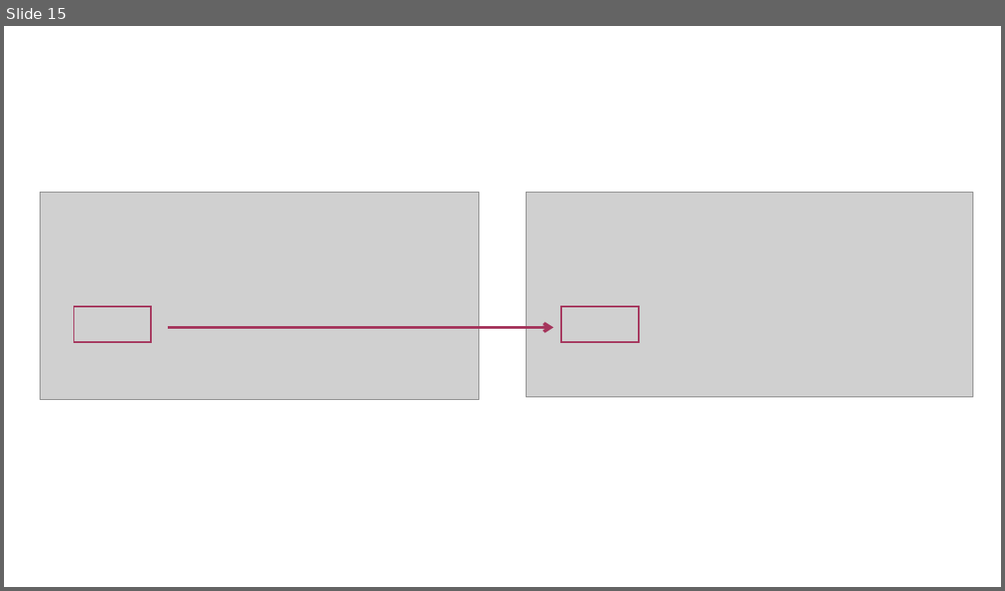
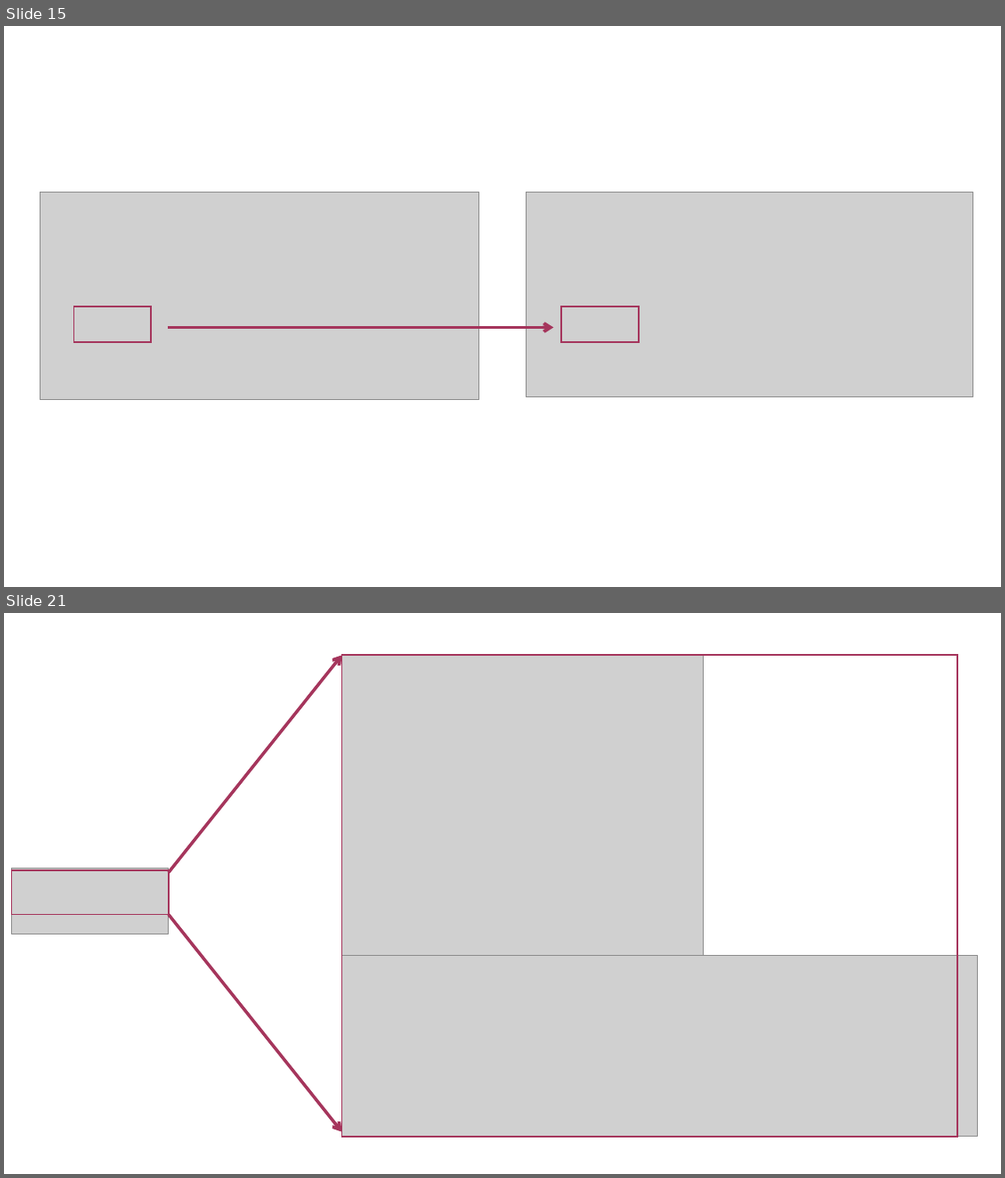
Before and after one commit to iqb-research/eatPrepTBA, a slide deck: vignettes/images/images.pptx. Shown one above the other, each under a label of ours: slide 15 before the commit, slides 15 and 21 after it; the slides between them are not shown. The pictures are 1005x591 and 1005x1178 pixels, drawn with LibreOffice and Linux fonts; fonts in the diff are those of the drawing; grey boxes stand for pictures. Boxes give left, top, right and bottom in pixels: in the first picture for what was removed or moved away, otherwise in the second. Text is boxed around its words. In the diff, an @@ line names an element or a change of style, - is before the commit and + after.

```diff
--- a/vignettes/images/images.pptx
+++ b/vignettes/images/images.pptx
@@ slide 21 added at (4,613,1001,1174), background #FFFFFF @@
@@ arrow added from (169, 873) to (342, 655), #A5355C 3 pt @@
@@ picture added at (342,655,704,956) @@
@@ rectangle added at (342,655,957,1135), outline #A5355C 1.5 pt @@
@@ picture added at (11,868,169,933) @@
@@ rectangle added at (11,870,169,915), outline #A5355C 1.5 pt @@
@@ arrow added from (169, 915) to (342, 1132), #A5355C 3 pt @@
@@ picture added at (342,956,978,1136) @@
```
Also in this commit, not shown: 6 other slides added, 13 other files.
